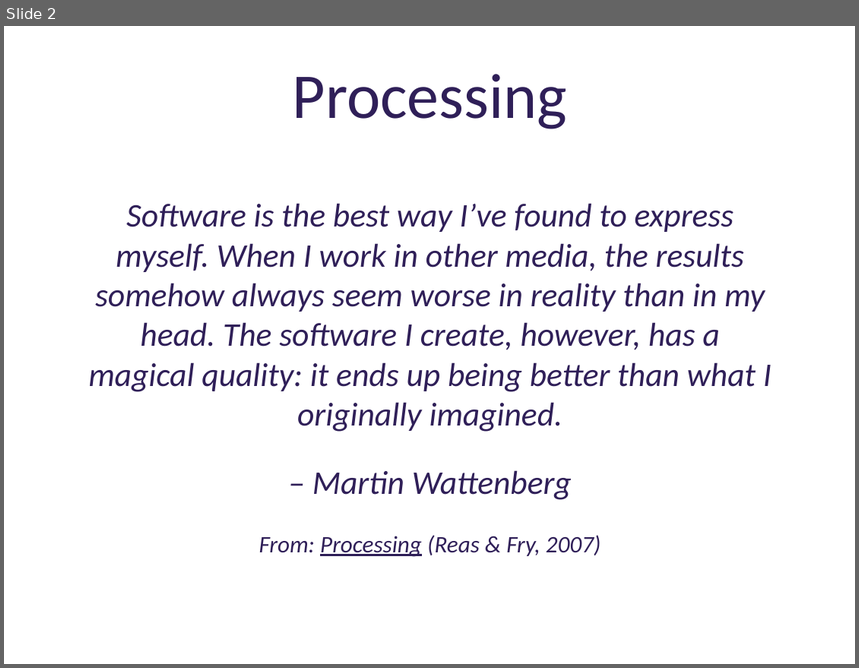
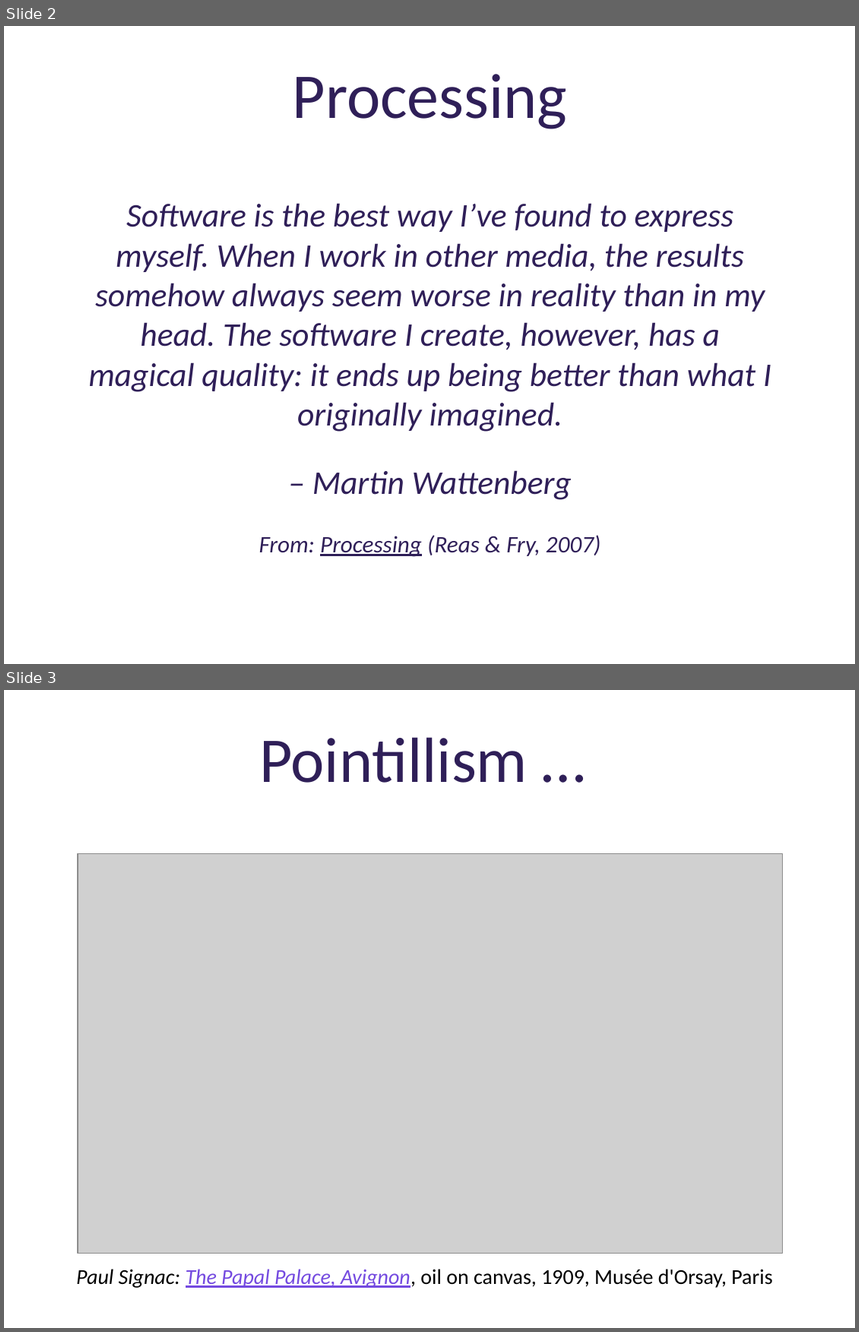
Before and after one commit to deenaengel/TF3_ProcessingSlides, a slide deck: Processing_Presentation_TF3_DE_notes.pptx. Shown one above the other, each under a label of ours: slide 2 before the commit, slides 2 and 3 after it. The pictures are 859x668 and 859x1332 pixels, drawn with LibreOffice and Linux fonts; fonts in the diff are those of the drawing; grey boxes stand for pictures; background and template pictures are left out. Boxes give left, top, right and bottom in pixels: in the first picture for what was removed or moved away, otherwise in the second. Text is boxed around its words. In the diff, an @@ line names an element or a change of style, - is before the commit and + after.

```diff
--- a/Processing_Presentation_TF3_DE_notes.pptx
+++ b/Processing_Presentation_TF3_DE_notes.pptx
@@ slide 3 added at (4, 690, 855, 1328), background picture (left out) @@
@@ title added at (259, 737, 528, 783), 54 pt, text #2F1F58 @@
+Pointillism …
@@ picture added at (78, 854, 783, 1253) @@
@@ text added at (76, 1269, 772, 1288), 18 pt, text #000000 @@
+Paul Signac: The Papal Palace, Avignon, oil on canvas, 1909, Musée d'Orsay, Paris
```
Also in this commit, not shown: 2 slides changed, 15 other slides added, 1 slide removed.
